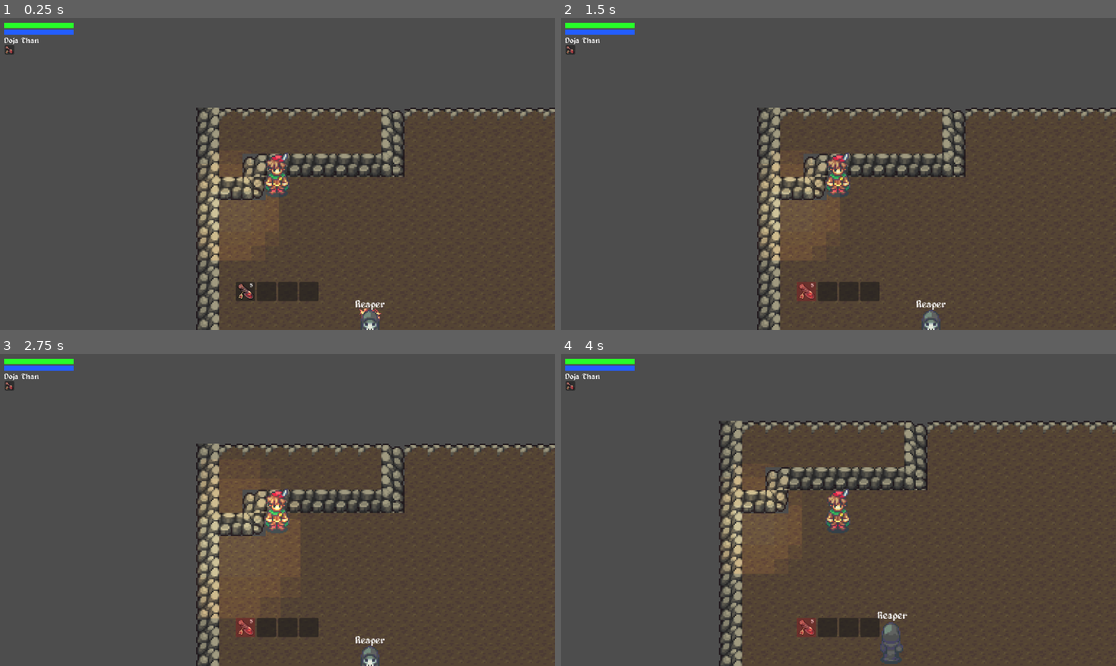
Above: before the commit, frames 1-4 (two rows, left to right).
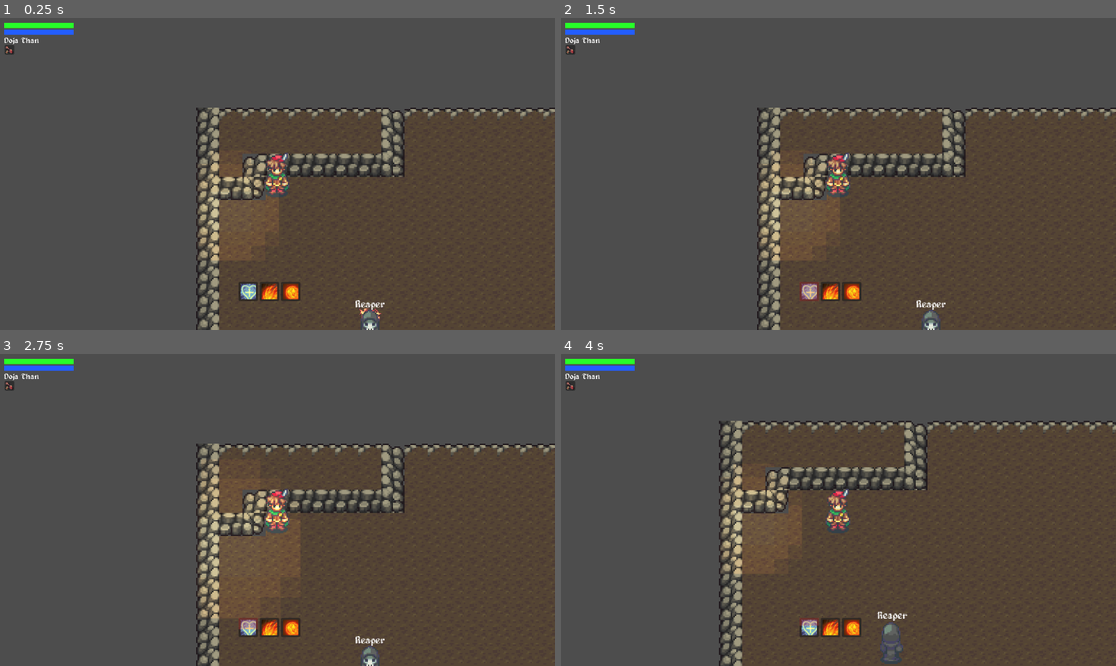
Above: after the commit, the same moments.

Repository: MechZombie/rpg-godot
Game: Godot game, scene res://Maps/Cave/cave.tscn
Same seed, same stepped clock (60 frames per second), same inputs: the game is played once before the commit and once after it. The project has no main scene, so this scene is started directly.
Inputs (mouse positions are in pixels of both pictures, inside the frame that each line leads up to):
- Up to frame 1 (0.25 s): no input
- Up to frame 2 (1.5 s): click (805, 292) at 0.5 s, where only the run before the commit has a clickable "5"; click (810, 292) at 1.27 s
- Up to frame 3 (2.75 s): click (260, 628) at 2.02 s
- Up to frame 4 (4 s): tap Enter at 2.75 s; move the mouse to (960, 494) at 2.77 s; hold Right (ui_right) 2.78-3.53 s; click (960, 494) at 2.92 s; move the mouse to (727, 525) at 3.52 s; hold Down (ui_down) from 3.53 s (still down)

The runs differ from the first frame. In frame 1, 0.7% of the frame differs, in the area x 42-58%, y 84-91%; in frame 2, 0.7%; in frame 3, 0.7%; in frame 4, 0.7%.

Commit message:
add some icons on action bar

Diff:
--- /dev/null
+++ b/HUD/ActionBarSlot/actionbar_slot.gd
@@ -0,0 +1,47 @@
+extends Panel
+
+@onready var cooldown: ColorRect = $Cooldown
+@onready var timer: Timer = $Timer
+@onready var label: Label = $MarginContainer/HBoxContainer/TextureButton/Label
+@onready var texture_button: TextureButton = $MarginContainer/HBoxContainer/TextureButton
+
+var target_height := 0
+var increment := 4
+
+var locked_time: float = 5.0
+var decrement_per_second: float
+var label_value: int
+var has_cdr: bool
+var texture
+
+var cb: Callable
+
+
+func _ready() -> void:
+	texture_button.connect("pressed",Callable(self, "_on_button_pressed"))
+	if(label_value):
+		label.text = str(label_value)
+	cooldown.visible = false
+
+	if texture:
+		texture_button.texture_normal = texture
+
+func _on_button_pressed():
+	if(not has_cdr and cb):
+		cb.call()
+		has_cdr = true
+		cooldown.size.y = 40
+		cooldown.visible = true
+		decrement_per_second = cooldown.size.y / locked_time
+		timer.wait_time = 1.0
+		timer.start()
+		timer.timeout.connect(_on_timer_timeout)
+
+
+
+func _on_timer_timeout() -> void:
+	if cooldown.size.y > target_height:
+		cooldown.size.y = max(cooldown.size.y - decrement_per_second, target_height)
+	else:
+		timer.stop()
+		has_cdr = false
--- /dev/null
+++ b/HUD/ActionBarSlot/actionbar_slot.tscn
@@ -0,0 +1,42 @@
+[gd_scene load_steps=3 format=3 uid="uid://b03gfr4fl6m5v"]
+
+[ext_resource type="Script" path="res://HUD/ActionBarSlot/actionbar_slot.gd" id="1_7514d"]
+[ext_resource type="FontFile" uid="uid://du75ycf6ijvp2" path="res://Fonts/alagard.ttf" id="2_7ybst"]
+
+[node name="ActionBarSlot" type="Panel"]
+clip_contents = true
+custom_minimum_size = Vector2(40, 40)
+offset_right = 40.0
+offset_bottom = 40.0
+script = ExtResource("1_7514d")
+
+[node name="MarginContainer" type="MarginContainer" parent="."]
+layout_mode = 0
+offset_right = 40.0
+offset_bottom = 40.0
+
+[node name="HBoxContainer" type="HBoxContainer" parent="MarginContainer"]
+layout_mode = 2
+size_flags_horizontal = 4
+size_flags_vertical = 4
+alignment = 1
+
+[node name="TextureButton" type="TextureButton" parent="MarginContainer/HBoxContainer"]
+layout_mode = 2
+
+[node name="Label" type="Label" parent="MarginContainer/HBoxContainer/TextureButton"]
+layout_mode = 2
+offset_left = 25.0
+offset_top = -2.0
+offset_right = 35.0
+offset_bottom = 10.0
+theme_override_fonts/font = ExtResource("2_7ybst")
+theme_override_font_sizes/font_size = 12
+
+[node name="Cooldown" type="ColorRect" parent="."]
+layout_mode = 0
+offset_right = 40.0
+offset_bottom = 40.0
+color = Color(1, 0.266667, 0.258824, 0.278431)
+
+[node name="Timer" type="Timer" parent="."]
--- a/Player/hud.gd
+++ b/Player/hud.gd
@@ -6,19 +6,58 @@
 @onready var enemy_health_bar_foreground: ColorRect = $MarginContainer/EnemyContainer/LifeBar/Foreground
 @onready var enemy_health_bar_backeground: ColorRect = $MarginContainer/EnemyContainer/LifeBar/Background
 @onready var creature_name: Label = $MarginContainer/EnemyContainer/LifeBar/Name
-@onready var heal_button: TextureButton = $MarginContainer/SkillsBar/Slot1/MarginContainer/HBoxContainer/Heal
-@onready var slot_1: Panel = $MarginContainer/SkillsBar/Slot1
+
+
+@onready var skills_bar: HBoxContainer = $MarginContainer/SkillsBar
+@export var slot_scene: PackedScene
 
 var is_slot1_cdr: bool
 
+var action_bar_items = []
+var player
 
-var player
+func on_prepare_action_bar():
+	action_bar_items = [
+		{
+			"name": "Poção de vida",
+			"locked_time": 5.0,
+			"texture": preload("res://Sprites/hud_spell_heal_1.png"),
+			"count": null,
+			"cb": player.on_heal
+		},
+		{
+			"name": "Bola de fogo",
+			"locked_time": 5.0,
+			"texture": preload("res://Sprites/hud_spell_fire_3.png"),
+			"count": null,
+			"cb":  player.on_heal
+		},
+		{
+			"name": "Poção de vida",
+			"locked_time": 5.0,
+			"texture": preload("res://Sprites/hud_spell_fire_4.png"),
+			"count": null,
+			"cb": null
+		},
+	]
+
+	for item in action_bar_items:
+		var action_item = slot_scene.instantiate()
+		action_item.texture = item.texture
+		if(item.count):
+			action_item.label_value = item.count
+
+		if(item.cb):
+			action_item.cb = item.cb
+		skills_bar.add_child(action_item)
+
+
 # Called when the node enters the scene tree for the first time.
 func _ready() -> void:
 	player = get_parent()
 	player.connect("health_changed", Callable(self, "set_health"))
 
-	heal_button.connect("pressed",Callable(self, "_on_heal_button_pressed"))
+	call_deferred("on_prepare_action_bar")
 
 
 
@@ -36,15 +75,3 @@
 
 func set_enemy_name(name):
 	creature_name.text = name
-
-
-func _on_heal_button_pressed():
-	var cdr = slot_1.get_node("Cooldown")
-	is_slot1_cdr = true
-	cdr.visible = is_slot1_cdr
-	player.on_heal()
-
-	await get_tree().create_timer(5).timeout
-
-	is_slot1_cdr = false
-	cdr.visible = is_slot1_cdr
--- a/Player/player.tscn
+++ b/Player/player.tscn
@@ -1,10 +1,11 @@
-[gd_scene load_steps=24 format=3 uid="uid://b3x80ld3moion"]
+[gd_scene load_steps=25 format=3 uid="uid://b3x80ld3moion"]
 
 [ext_resource type="Texture2D" uid="uid://bvytcr026wt26" path="res://Sprites/bard-32x32.png" id="1_q52ol"]
 [ext_resource type="Texture2D" uid="uid://drim28ro2uagq" path="res://Sprites/target.png" id="2_81g41"]
 [ext_resource type="Script" path="res://Player/hud.gd" id="3_1hcok"]
 [ext_resource type="FontFile" uid="uid://du75ycf6ijvp2" path="res://Fonts/alagard.ttf" id="4_vawsd"]
 [ext_resource type="Texture2D" uid="uid://goxxx271av5l" path="res://Sprites/life_pot.png" id="5_5sycj"]
+[ext_resource type="PackedScene" uid="uid://b03gfr4fl6m5v" path="res://HUD/ActionBarSlot/actionbar_slot.tscn" id="6_nuj7i"]
 
 [sub_resource type="RectangleShape2D" id="RectangleShape2D_3ga6y"]
 size = Vector2(15.9, 15.9)
@@ -223,6 +224,7 @@
 
 [node name="HUD" type="CanvasLayer" parent="."]
 script = ExtResource("3_1hcok")
+slot_scene = ExtResource("6_nuj7i")
 
 [node name="MarginContainer" type="MarginContainer" parent="HUD"]
 anchors_preset = 15
@@ -353,98 +355,8 @@
 text = "Creature"
 
 [node name="SkillsBar" type="HBoxContainer" parent="HUD/MarginContainer"]
+clip_contents = true
+custom_minimum_size = Vector2(160, 40)
 layout_mode = 2
 size_flags_horizontal = 4
 size_flags_vertical = 8
-
-[node name="Slot1" type="Panel" parent="HUD/MarginContainer/SkillsBar"]
-clip_contents = true
-custom_minimum_size = Vector2(40, 40)
-layout_mode = 2
-
-[node name="MarginContainer" type="MarginContainer" parent="HUD/MarginContainer/SkillsBar/Slot1"]
-layout_mode = 0
-offset_right = 40.0
-offset_bottom = 40.0
-theme_override_constants/margin_left = 2
-
-[node name="HBoxContainer" type="HBoxContainer" parent="HUD/MarginContainer/SkillsBar/Slot1/MarginContainer"]
-layout_mode = 2
-size_flags_horizontal = 4
-size_flags_vertical = 4
-alignment = 1
-
-[node name="Heal" type="TextureButton" parent="HUD/MarginContainer/SkillsBar/Slot1/MarginContainer/HBoxContainer"]
-layout_mode = 2
-texture_normal = ExtResource("5_5sycj")
-
-[node name="Label" type="Label" parent="HUD/MarginContainer/SkillsBar/Slot1/MarginContainer/HBoxContainer/Heal"]
-layout_mode = 2
-offset_left = 25.0
-offset_top = -2.0
-offset_right = 35.0
-offset_bottom = 10.0
-theme_override_fonts/font = ExtResource("4_vawsd")
-theme_override_font_sizes/font_size = 12
-text = "5"
-
-[node name="Cooldown" type="ColorRect" parent="HUD/MarginContainer/SkillsBar/Slot1"]
-visible = false
-layout_mode = 0
-offset_right = 40.0
-offset_bottom = 40.0
-color = Color(1, 0.266667, 0.258824, 0.278431)
-
-[node name="Slot2" type="Panel" parent="HUD/MarginContainer/SkillsBar"]
-clip_contents = true
-custom_minimum_size = Vector2(40, 40)
-layout_mode = 2
-
-[node name="MarginContainer" type="MarginContainer" parent="HUD/MarginContainer/SkillsBar/Slot2"]
-layout_mode = 0
-offset_right = 40.0
-offset_bottom = 40.0
-theme_override_constants/margin_left = 5
-theme_override_constants/margin_top = 5
-
-[node name="HBoxContainer" type="HBoxContainer" parent="HUD/MarginContainer/SkillsBar/Slot2/MarginContainer"]
-layout_mode = 2
-
-[node name="Heal" type="TextureButton" parent="HUD/MarginContainer/SkillsBar/Slot2/MarginContainer/HBoxContainer"]
-layout_mode = 2
-
-[node name="Slot3" type="Panel" parent="HUD/MarginContainer/SkillsBar"]
-clip_contents = true
-custom_minimum_size = Vector2(40, 40)
-layout_mode = 2
-
-[node name="MarginContainer" type="MarginContainer" parent="HUD/MarginContainer/SkillsBar/Slot3"]
-layout_mode = 0
-offset_right = 40.0
-offset_bottom = 40.0
-theme_override_constants/margin_left = 5
-theme_override_constants/margin_top = 5
-
-[node name="HBoxContainer" type="HBoxContainer" parent="HUD/MarginContainer/SkillsBar/Slot3/MarginContainer"]
-layout_mode = 2
-
-[node name="Heal" type="TextureButton" parent="HUD/MarginContainer/SkillsBar/Slot3/MarginContainer/HBoxContainer"]
-layout_mode = 2
-
-[node name="Slot4" type="Panel" parent="HUD/MarginContainer/SkillsBar"]
-clip_contents = true
-custom_minimum_size = Vector2(40, 40)
-layout_mode = 2
-
-[node name="MarginContainer" type="MarginContainer" parent="HUD/MarginContainer/SkillsBar/Slot4"]
-layout_mode = 0
-offset_right = 40.0
-offset_bottom = 40.0
-theme_override_constants/margin_left = 5
-theme_override_constants/margin_top = 5
-
-[node name="HBoxContainer" type="HBoxContainer" parent="HUD/MarginContainer/SkillsBar/Slot4/MarginContainer"]
-layout_mode = 2
-
-[node name="Heal" type="TextureButton" parent="HUD/MarginContainer/SkillsBar/Slot4/MarginContainer/HBoxContainer"]
-layout_mode = 2
Binary file added: Sprites/empty_vial.png
Binary file added: Sprites/green_gem.png
Binary file added: Sprites/hud_spell_fire_3.png
Binary file added: Sprites/hud_spell_fire_4.png
Binary file added: Sprites/hud_spell_heal_1.png
